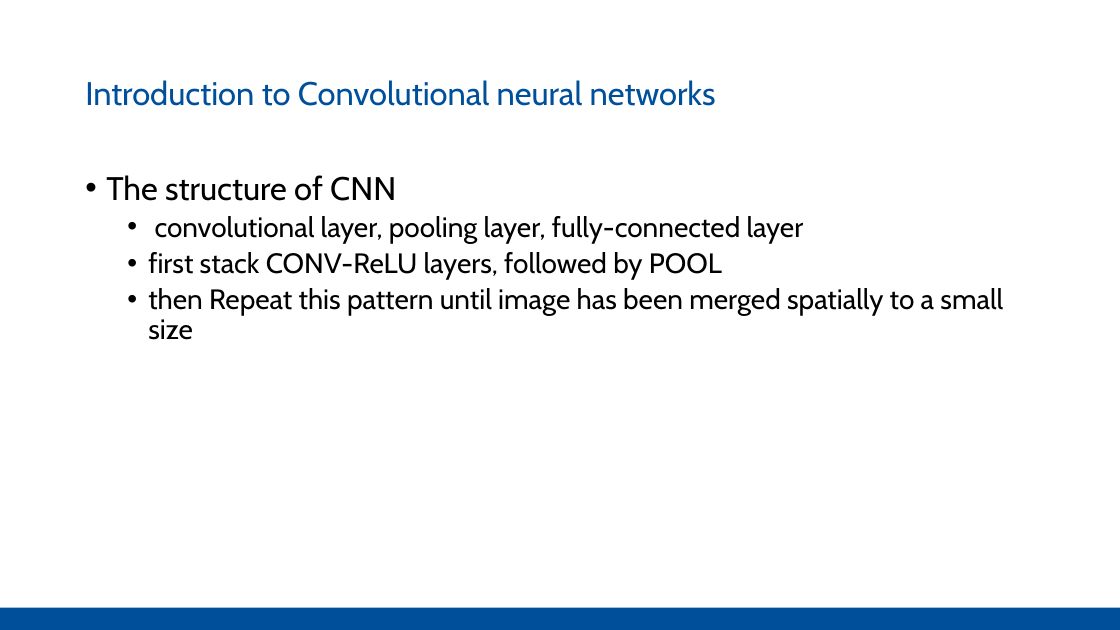
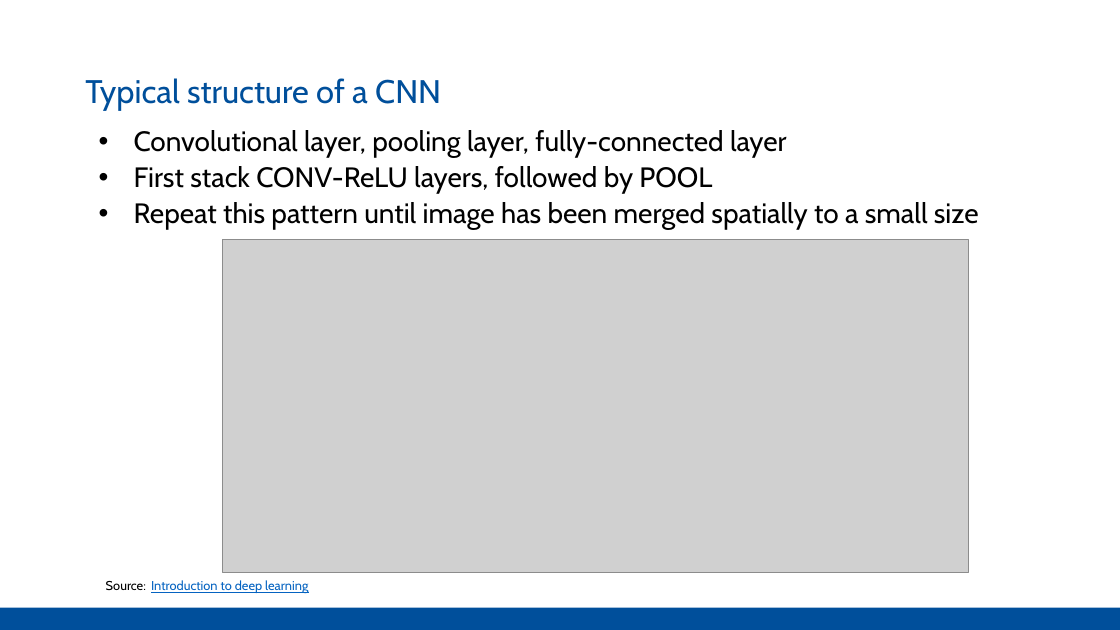
Before and after one commit to Pathi-rao/Image-Similarity-Estimation-using-Siamese-Neural-Networks, a slide deck: slide 4 of presentation.pptx. Drawn at 1120x630 pixels with LibreOffice and Linux fonts; fonts in the diff are those of the drawing; grey boxes stand for pictures. Boxes give left, top, right and bottom in pixels: in the first picture for what was removed or moved away, otherwise in the second. Text is boxed around its words. In the diff, an @@ line names an element or a change of style, - is before the commit and + after.

```diff
--- a/presentation.pptx
+++ b/presentation.pptx
@@ text at [85,78,441,111]: text changed @@
-Introduction to Convolutional neural networks
+Typical structure of a CNN
@@ text at [134,130,979,230]: text changed @@
-• The structure of CNN
-  • convolutional layer, pooling layer, fully-connected layer
-  • first stack CONV-ReLU layers, followed by POOL
-  • then Repeat this pattern until image has been merged spatially to a small size
+• Convolutional layer, pooling layer, fully-connected layer
+• First stack CONV-ReLU layers, followed by POOL
+• Repeat this pattern until image has been merged spatially to a small size
@@ picture added at [223,239,969,572] @@
@@ text added at [106,580,308,594], 11 pt, text #0563C1, underline @@
+Source: Introduction to deep learning
```
Also in this commit, not shown: 2 other slides changed, 6 slides added, 6 slides removed.
